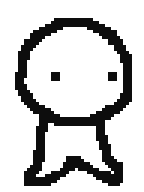
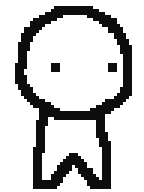
Before/after of a 144 x 192 layered artwork. What changed in the layer stack:
hid "Layer copy #1" over 15, 18, 132, 186
showed "Layer" over 15, 6, 132, 189
hid "Layer #3", painted on it over 21, 24, 126, 180
showed "Layer #1" over 21, 12, 126, 183
